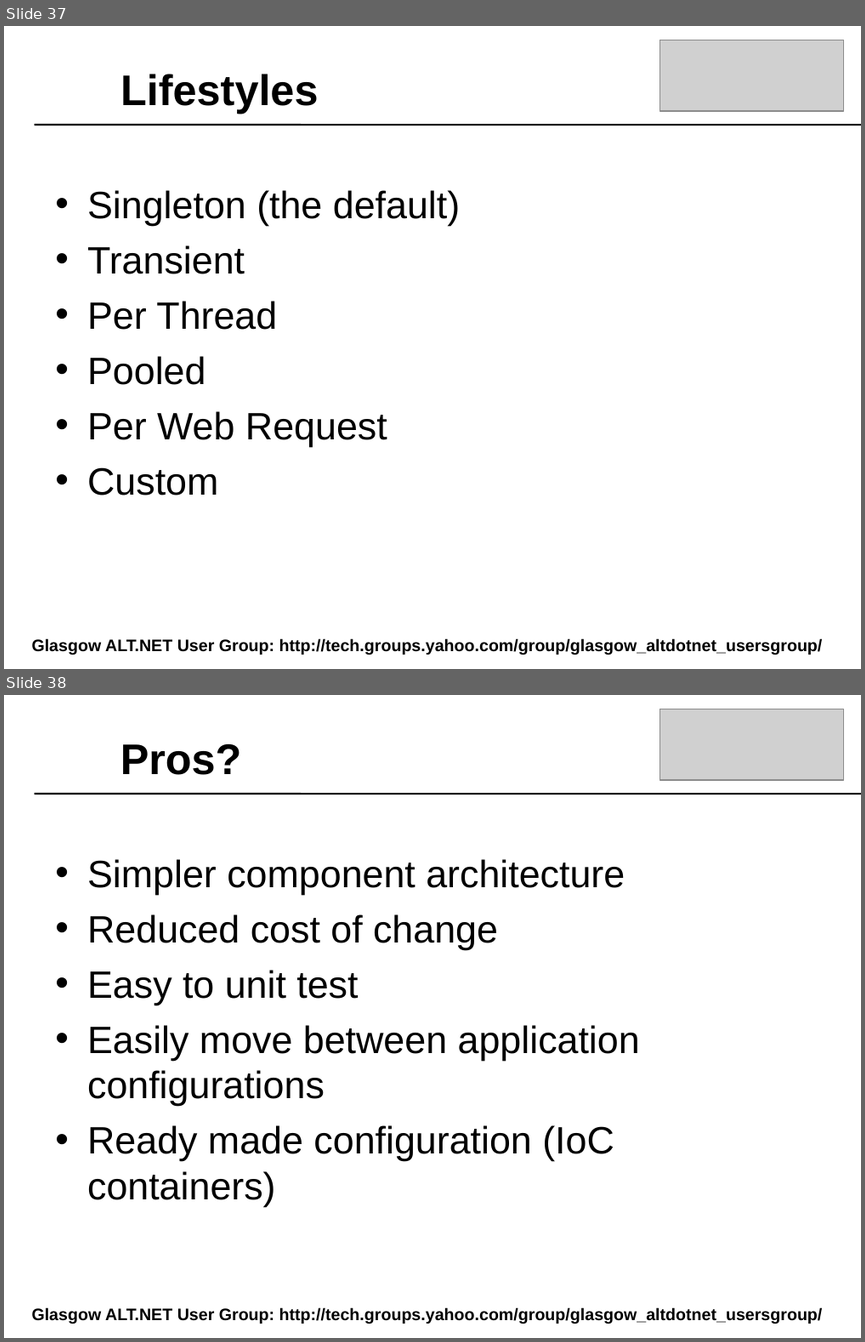
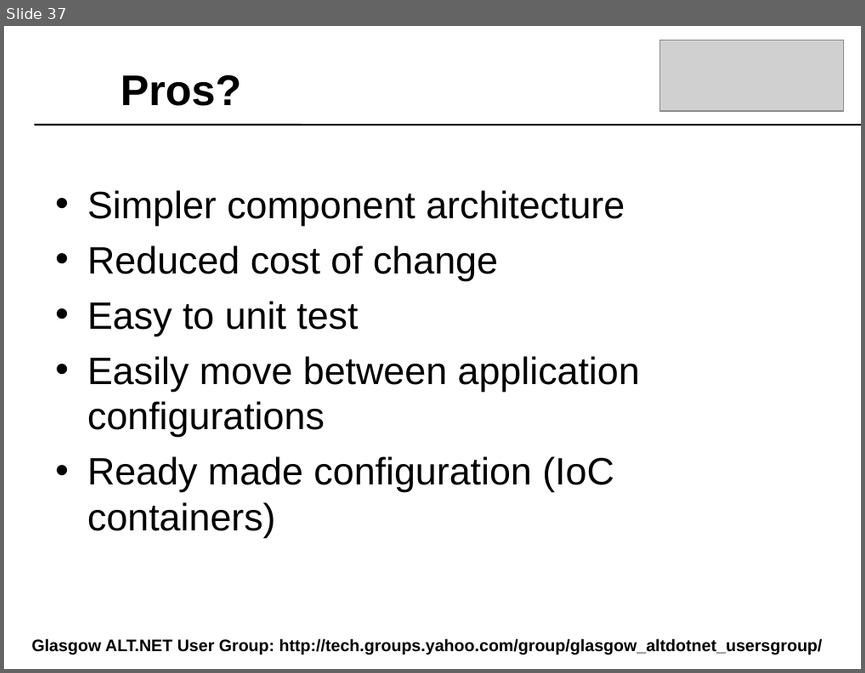
Before and after one commit to craignicol/scotaltdotnet, a slide deck: belfast/IOC-TDD-And Testability.ppt. Shown one above the other, each under a label of ours: slides 37 and 38 before the commit, slide 37 after it. The pictures are 865x1342 and 865x673 pixels, drawn with LibreOffice and Linux fonts; fonts in the diff are those of the drawing; grey boxes stand for pictures; background and template pictures are left out. Boxes give left, top, right and bottom in pixels: in the first picture for what was removed or moved away, otherwise in the second. Text is boxed around its words. In the diff, an @@ line names an element or a change of style, - is before the commit and + after.

```diff
--- a/belfast/IOC-TDD-And Testability.ppt
+++ b/belfast/IOC-TDD-And Testability.ppt
@@ slide 37 removed at (4, 26, 861, 669), background picture (left out) @@
@@ picture removed at (660, 40, 844, 111) @@
@@ text removed at (120, 74, 318, 114) @@
-Lifestyles
@@ line removed from (34, 125) to (861, 125) @@
@@ text removed at (87, 190, 460, 495) @@
-• Singleton (the default)
-• Transient
-• Per Thread
-• Pooled
-• Per Web Request
-• Custom
@@ text removed at (32, 638, 823, 654) @@
-Glasgow ALT.NET User Group: http://tech.groups.yahoo.com/group/glasgow_altdotnet_usersgroup/
@@ what was slide 38 is now slide 37 @@
```
Also in this commit, not shown: 3 slides changed, 1 slide added, 2 other slides removed, 1 other file.
